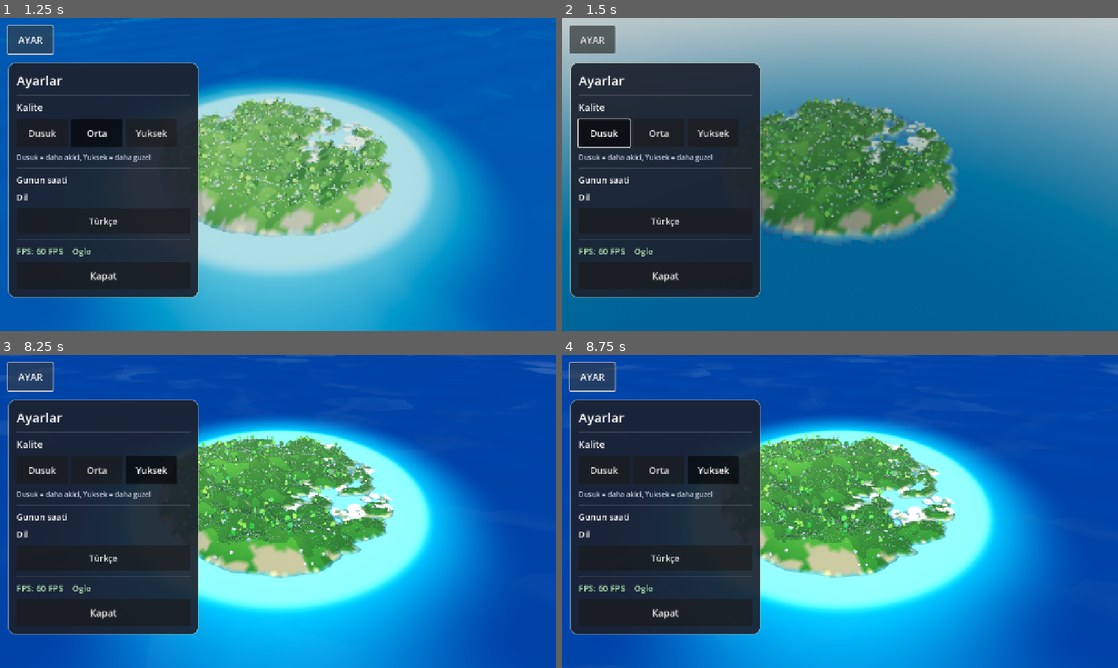
Above: before the commit, frames 1-4 (two rows, left to right).
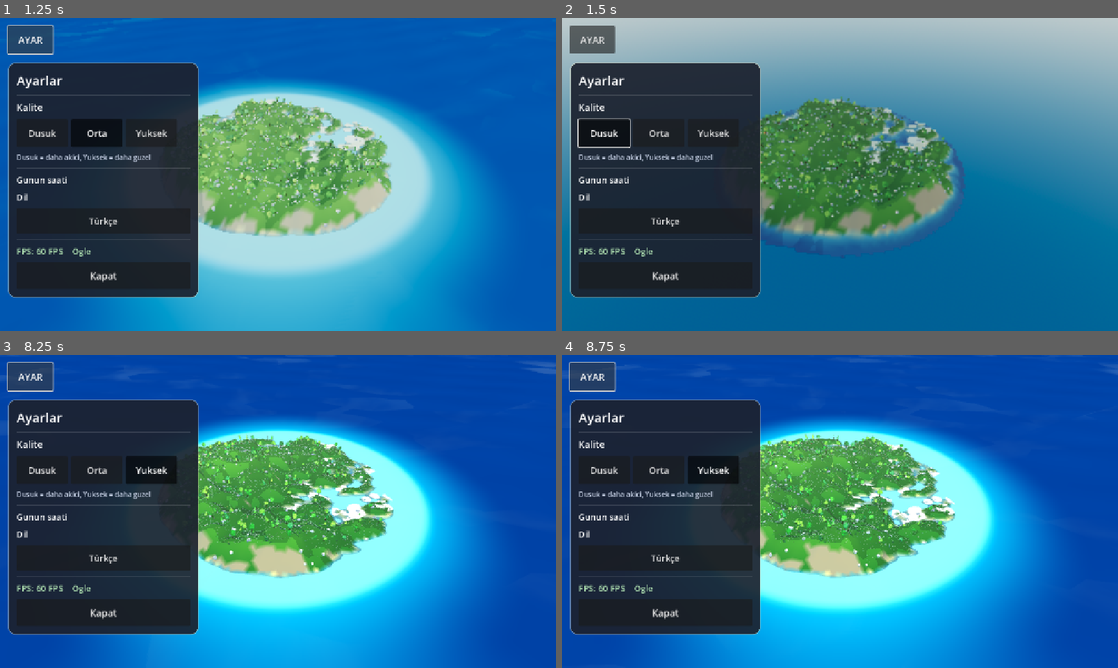
Above: after the commit, the same moments.

Repository: eraslan19j/game
Game: Godot game, scene res://scenes/world/world.tscn
Two runs of this game, one before a commit and one after it. Both use one fixed random seed, a clock stepped at 60 frames per second and the inputs below.
Inputs:
- Up to frame 1 (1.25 s): click "AYAR" at 0.5 s
- Up to frame 2 (1.5 s): click "Dusuk" at 1.25 s
- Up to frame 3 (8.25 s): click "Orta" at 2 s; click "Yuksek" at 2.75 s; click "Türkçe" at 3.5 s; click "Low" at 4.25 s; click "Medium" at 5 s; click "High" at 5.75 s; click "English" at 6.5 s; click "Kapat" at 7.25 s; click "AYAR" at 8 s
- Up to frame 4 (8.75 s): no input

Frame 1 is identical in both runs. In frame 2, 1.3% of the frame differs, in the area x 35-73%, y 28-77%; in frame 3, less than 0.1%; in frame 4, nothing differs.

Commit message:
Kiyi kesimi su yuzeyinin 5 m altina indirildi (zikzak gizlendi)
Co-authored-by: arena-agent <297053741+arena-agent@users.noreply.github.com>

Diff:
--- a/scripts/world/terrain.gd
+++ b/scripts/world/terrain.gd
@@ -178,7 +178,7 @@
 	# su yuzeyiyle derinlik catismasi yasaniyor ve goruntude belirgin bir KARE
 	# olusuyordu. Sadece adanin kendisi cizilince boyle bir yuzey kalmiyor;
 	# su zaten her yeri kapliyor. Kiyi hatti da daha dogal gorunuyor.
-	const SEA_CULL: float = -1.2
+	const SEA_CULL: float = -4.5
 	# Once hangi karelerin uretilecegine karar ver. Sonra kesim sinirindaki
 	# (deniz alti komsusu olan) kose noktalarini su seviyesine indir: boylece
 	# kiyi hatti duzgun bir cizgi olur, testere disi kalmaz.
@@ -214,15 +214,11 @@
 	# Kesim kenarini DUZGUN BIR DAIREYE oturt: aksi halde grid hucrelerinden
 	# dolayi kiyida testere disi (zikzak) olusur. Kenar noktalari, ada
 	# merkezinden bakildiginda sabit yaricapli bir cember uzerine cekilir.
-	var edge_radius: float = island_radius + 10.0
 	for iz in n:
 		for ix in n:
 			if edge_vert[iz * n + ix] == 1:
 				var v: Vector3 = verts[iz * n + ix]
-				var r: float = sqrt(v.x * v.x + v.z * v.z)
-				if r > 0.001 and r > edge_radius:
-					var k2: float = edge_radius / r
-					verts[iz * n + ix] = Vector3(v.x * k2, -1.4, v.z * k2)
+				verts[iz * n + ix] = Vector3(v.x, -5.0, v.z)
 
 	var indices := PackedInt32Array()
 	indices.resize(grid_cells * grid_cells * 6)
